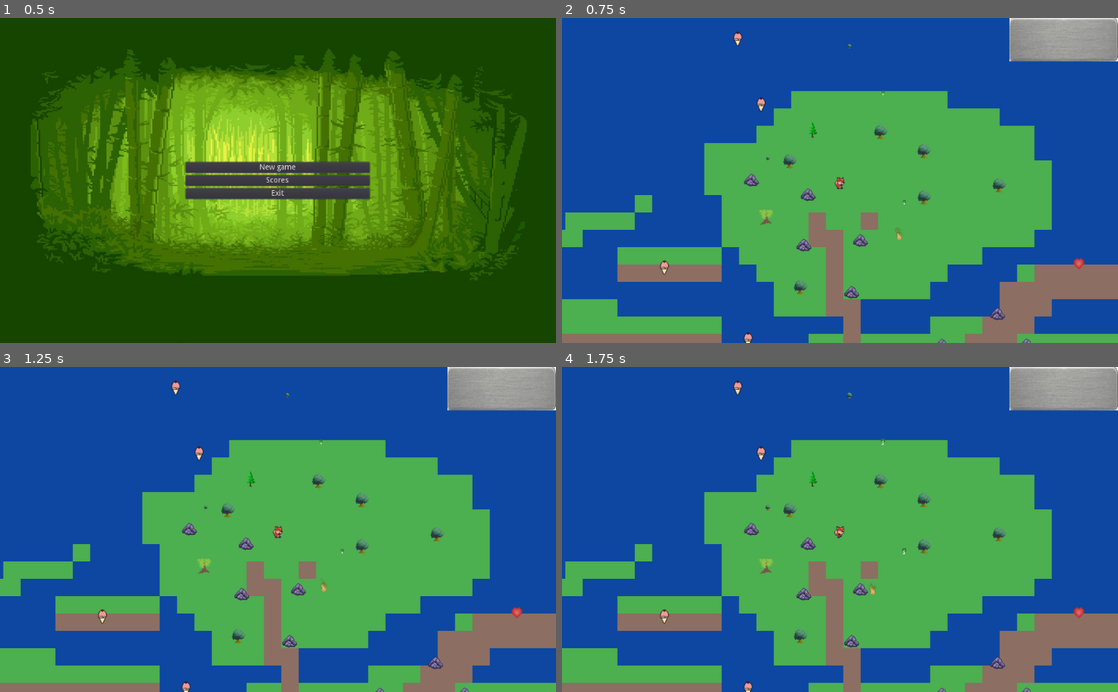
Above: before the commit, frames 1-4 (two rows, left to right).
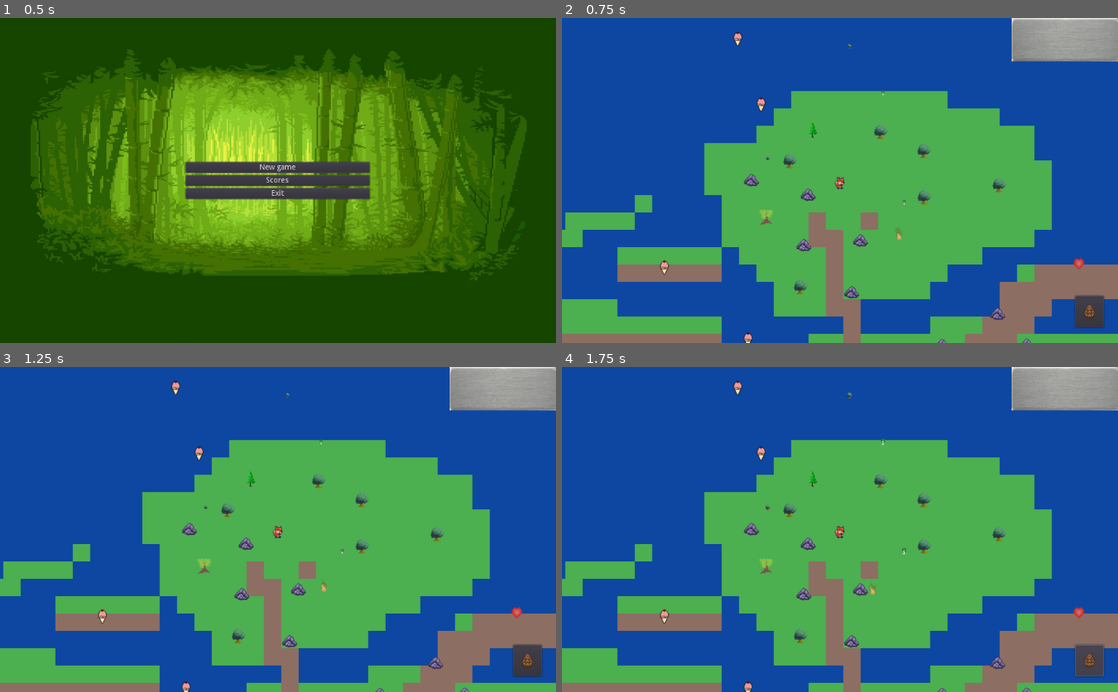
Above: after the commit, the same moments.

Repository: ValeriyH/4rest
Game: Godot game, scene res://Scenas/Menu.tscn
Same seed, same stepped clock (60 frames per second), same inputs: the game is played once before the commit and once after it. Sound files missing from this copy of the repository are replaced by a short silence.
Inputs (mouse positions are in pixels of both pictures, inside the frame that each line leads up to):
- Up to frame 1 (0.5 s): no input
- Up to frame 2 (0.75 s): click "New game" at 0.5 s
- Up to frame 3 (1.25 s): no input
- Up to frame 4 (1.75 s): click (1090, 659) at 1.27 s

Frame 1 is identical in both runs. In frame 2, 0.7% of the frame differs, in the area x 80-100%, y 0-96%; in frame 3, 0.7%; in frame 4, 0.7%, in the area x 48-100%, y 0-96%.

Commit message:
Added plant button

Diff:
--- a/Scenas/Player.tscn
+++ b/Scenas/Player.tscn
@@ -34,28 +34,35 @@
 	var animate = false
 	if !touch_action:
 		velocity = Vector2()
+		if Input.is_action_pressed(\"ui_up\"):
+			velocity.y = -speed
+			animate = true
+		if Input.is_action_pressed(\"ui_down\"):
+			velocity.y = speed
+			animate = true
+		if Input.is_action_pressed(\"ui_left\"):
+			velocity.x = -speed
+			animate = true
+		if Input.is_action_pressed(\"ui_right\"):
+			velocity.x = speed
+			animate = true
 	else:
 		animate = true
 
-	if Input.is_action_pressed(\"ui_up\"):
-		velocity.y = -speed
-		animate = true
-	if Input.is_action_pressed(\"ui_down\"):
-		velocity.y = speed
-		animate = true
-	if Input.is_action_pressed(\"ui_left\"):
-		velocity.x = -speed
-		animate = true
-
-		if $PlantArea.position.x > 0:
-			#PlantArea should be before player
-			$PlantArea.position.x = -$PlantArea.position.x
-	if Input.is_action_pressed(\"ui_right\"):
-		velocity.x = speed
-		animate = true
-		if $PlantArea.position.x < 0:
-			#PlantArea should be after player
-			$PlantArea.position.x =  -$PlantArea.position.x
+	if Input.is_action_just_pressed(\"ui_plant\"):
+		plant()
+
+	if Input.is_action_pressed(\"ui_plant\"):
+		#don't move anythere till plant action not released
+		return
+
+	if $PlantArea.position.x > 0 and velocity.x < 0:
+		#PlantArea should be before player
+		$PlantArea.position.x = -$PlantArea.position.x
+	if $PlantArea.position.x < 0 and velocity.x > 0:
+		#PlantArea should be after player
+		$PlantArea.position.x =  -$PlantArea.position.x
+
 	if animate:
 		$Animation.play(\"Walk\")
 	else:
@@ -63,11 +70,8 @@
 
 	if velocity.x < 0:
 		$Sprite.flip_h = true
-	else:
+	elif velocity.x > 0:
 		$Sprite.flip_h = false
-
-	if Input.is_action_just_pressed(\"ui_accept\"):
-		plant()
 
 	if Input.is_action_just_pressed(\"ui_help\"):
 		print_debug_info()
--- a/Scenas/UI.tscn
+++ b/Scenas/UI.tscn
@@ -1,12 +1,27 @@
-[gd_scene load_steps=2 format=2]
+[gd_scene load_steps=4 format=2]
 
 [ext_resource path="res://Scenas/Panel.tscn" type="PackedScene" id=1]
+[ext_resource path="res://Images/Items/seed.png" type="Texture" id=2]
+
+[sub_resource type="GDScript" id=1]
+script/source = "extends Button
+
+func _on_Plant_button_down():
+	Input.action_press(\"ui_plant\")
+
+
+func _on_Plant_button_up():
+	Input.action_release(\"ui_plant\")
+
+"
 
 [node name="UI" type="CanvasLayer"]
 
 [node name="Control" type="Control" parent="."]
 anchor_right = 1.0
 anchor_bottom = 1.0
+margin_left = 4.25708
+margin_right = 4.25708
 __meta__ = {
 "_edit_use_anchors_": false
 }
@@ -16,3 +31,31 @@
 anchor_right = 1.0
 margin_left = -200.001
 margin_right = 0.0
+
+[node name="Controls" type="Control" parent="Control"]
+anchor_top = 0.8
+anchor_right = 1.0
+anchor_bottom = 1.0
+margin_left = 1.25995
+margin_right = 1.26001
+__meta__ = {
+"_edit_use_anchors_": false
+}
+
+[node name="Plant" type="Button" parent="Control/Controls"]
+anchor_left = 0.916
+anchor_top = 0.275
+anchor_right = 0.916
+anchor_bottom = 0.393
+margin_left = 2.0
+margin_right = 55.0
+margin_bottom = 44.0
+icon = ExtResource( 2 )
+expand_icon = true
+script = SubResource( 1 )
+__meta__ = {
+"_edit_use_anchors_": false
+}
+
+[connection signal="button_down" from="Control/Controls/Plant" to="Control/Controls/Plant" method="_on_Plant_button_down"]
+[connection signal="button_up" from="Control/Controls/Plant" to="Control/Controls/Plant" method="_on_Plant_button_up"]
--- a/project.godot
+++ b/project.godot
@@ -26,6 +26,14 @@
 
 [input]
 
+ui_accept={
+"deadzone": 0.5,
+"events": [ Object(InputEventKey,"resource_local_to_scene":false,"resource_name":"","device":0,"alt":false,"shift":false,"control":false,"meta":false,"command":false,"pressed":false,"scancode":16777221,"unicode":0,"echo":false,"script":null)
+, Object(InputEventKey,"resource_local_to_scene":false,"resource_name":"","device":0,"alt":false,"shift":false,"control":false,"meta":false,"command":false,"pressed":false,"scancode":16777222,"unicode":0,"echo":false,"script":null)
+, Object(InputEventKey,"resource_local_to_scene":false,"resource_name":"","device":0,"alt":false,"shift":false,"control":false,"meta":false,"command":false,"pressed":false,"scancode":32,"unicode":0,"echo":false,"script":null)
+, Object(InputEventJoypadButton,"resource_local_to_scene":false,"resource_name":"","device":0,"button_index":0,"pressure":0.0,"pressed":false,"script":null)
+ ]
+}
 ui_left={
 "deadzone": 0.5,
 "events": [ Object(InputEventKey,"resource_local_to_scene":false,"resource_name":"","device":0,"alt":false,"shift":false,"control":false,"meta":false,"command":false,"pressed":false,"scancode":16777231,"unicode":0,"echo":false,"script":null)
@@ -64,6 +72,11 @@
 "events": [ Object(InputEventKey,"resource_local_to_scene":false,"resource_name":"","device":0,"alt":false,"shift":false,"control":false,"meta":false,"command":false,"pressed":false,"scancode":16777244,"unicode":0,"echo":false,"script":null)
  ]
 }
+ui_plant={
+"deadzone": 0.5,
+"events": [ Object(InputEventKey,"resource_local_to_scene":false,"resource_name":"","device":0,"alt":false,"shift":false,"control":false,"meta":false,"command":false,"pressed":false,"scancode":32,"unicode":0,"echo":false,"script":null)
+ ]
+}
 
 [input_devices]
 
Not shown, changed: docs/favicon.png.import
Not shown, changed: docs/index.png.import
Not shown, changed: export_presets.cfg
Not shown, changed: docs/index.html
Not shown, changed: docs/index.js
Not shown, changed: docs/index.pck
Not shown, changed: docs/index.wasm
